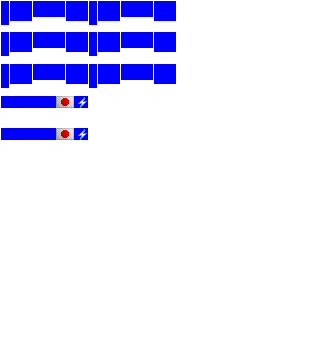
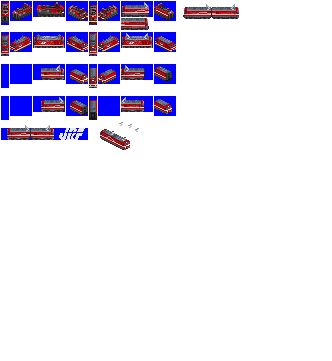
Revision of a layered 332 x 361 image; what changed, layer by layer:
renamed "ef500" to "a", showed it, painted on it over [1, 2, 239, 150]
renamed "ed79.png" to "bg", painted on it over [1, 2, 239, 150]
